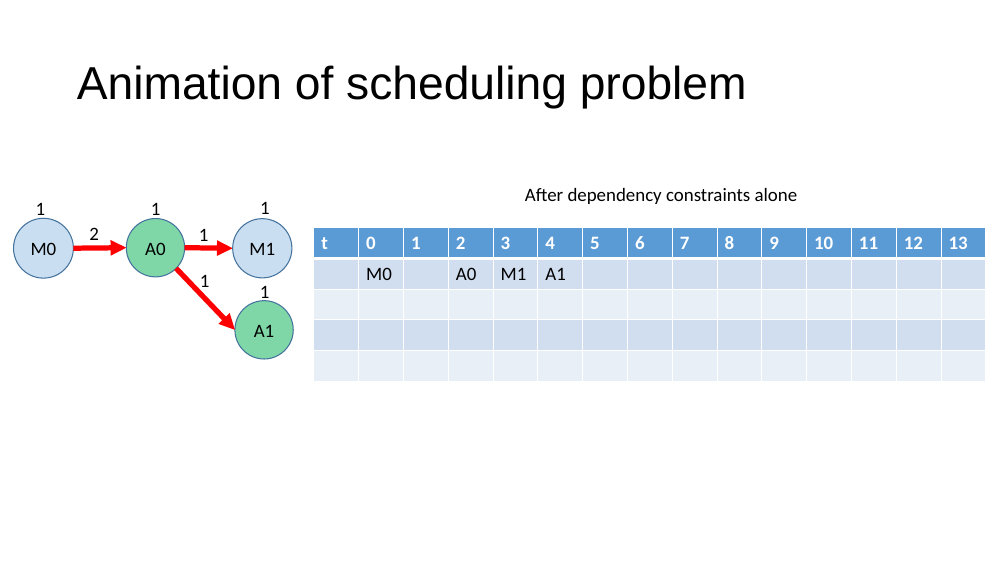
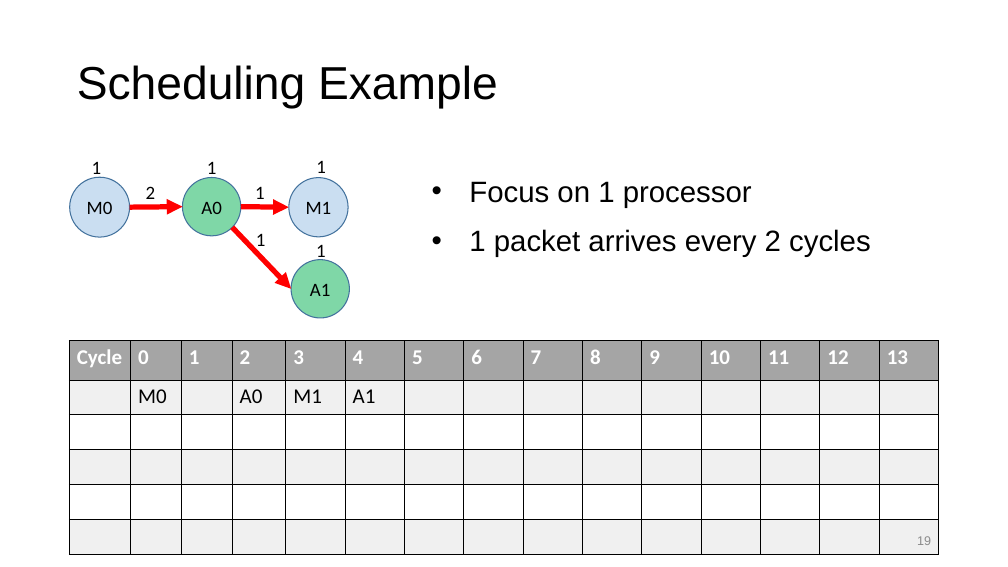
Before and after one commit to anirudhSK/drmt_talk, a slide deck: slide 19 of drmt.pptx. Drawn at 1008x567 pixels with LibreOffice and Linux fonts; fonts in the diff are those of the drawing. Boxes give left, top, right and bottom in pixels: in the first picture for what was removed or moved away, otherwise in the second. Text is boxed around its words. In the diff, an @@ line names an element or a change of style, - is before the commit and + after.

```diff
--- a/drmt.pptx
+++ b/drmt.pptx
@@ title at <box>77,65,498,109</box>: text changed @@
-Animation of scheduling problem
+Scheduling Example
@@ text "1": place and size @@
-text "1" at <box>260,202,270,220</box>
+text "1" at <box>255,187,265,205</box>
@@ text "1": place and size @@
-text "1" at <box>200,274,210,293</box>
+text "1" at <box>316,161,326,179</box>
@@ 4 texts, 4 ellipses, 3 arrows: place and size @@
-4 texts, 4 ellipses, 3 arrows at <box>14,202,293,359</box>
+4 texts, 4 ellipses, 3 arrows at <box>70,161,349,318</box>
@@ text added at <box>469,181,871,257</box>, 28 pt, text #000000 @@
+  • Focus on 1 processor
+  • 1 packet arrives every 2 cycles
@@ text removed at <box>525,188,798,204</box> @@
-After dependency constraints alone
@@ text "1": place and size @@
-text "1" at <box>199,228,209,246</box>
+text "1" at <box>256,233,266,252</box>
@@ table at <box>70,341,943,554</box> @@
-row 1, column 1: t
+row 1, column 1: Cycle
+row 6:  |  |  |  |  |  |  |  |  |  |  |  |  |  | 
@@ table: place and size @@
-table at <box>314,228,983,381</box>
+table at <box>70,341,943,554</box>
@@ page number added at <box>917,536,931,545</box>, 12 pt, text #8C8C8C @@
+19
```
Also in this commit, not shown: 19 other slides changed, 6 slides added, 13 slides removed, 2 other files.
